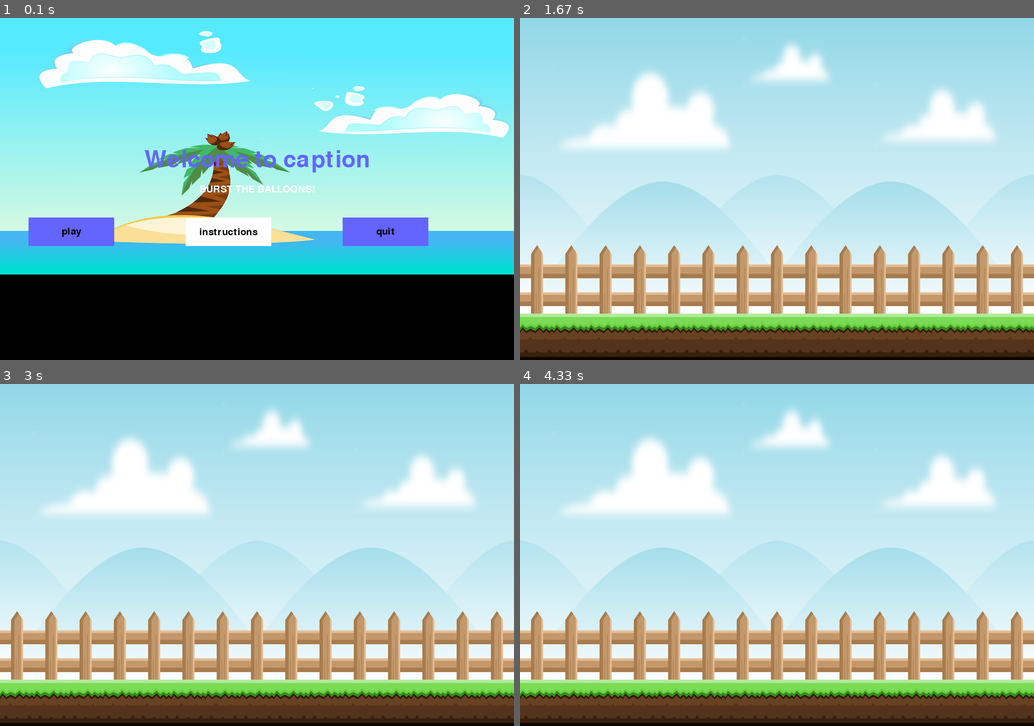
Above: before the commit, frames 1-4 (two rows, left to right).
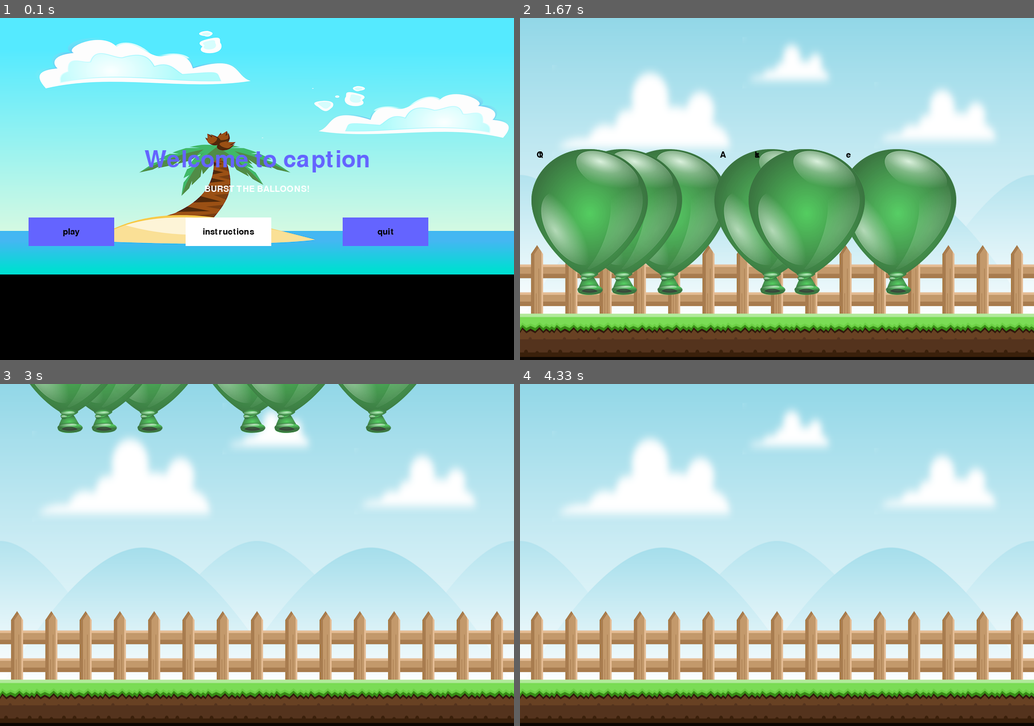
Above: after the commit, the same moments.

Repository: Snehal-Reddy/Pygame-project
Game: pygame game, started from pyg.py
Same seed, same stepped clock (60 frames per second), same inputs: the game is played once before the commit and once after it.
Inputs:
- Up to frame 1 (0.1 s): no input
- Up to frame 2 (1.67 s): click "play" at 0.42 s
- Up to frame 3 (3 s): no input
- Up to frame 4 (4.33 s): no input

The runs differ from the first frame. In frame 1, 0.5% of the frame differs, in the area x 12-77%, y 49-64%; in frame 2, 27%, in the area x 2-85%, y 38-81%; in frame 3, 5.5%; in frame 4, nothing differs.

Commit message:
Update pyg.py

Diff:
--- a/pyg.py
+++ b/pyg.py
@@ -1,5 +1,6 @@
 import pygame
 import random
+import string
 
 pygame.init()
 white = (255,255,255)
@@ -18,10 +19,11 @@
 
 bg1 = pygame.image.load("background1.png")
 bg2 = pygame.image.load("background2.png")
+bal = pygame.image.load("balloon_green.png")
 
 pygame.display.set_caption('caption')
 
-smallfont = pygame.font.SysFont("noteworthy" , 25)
+smallfont = pygame.font.SysFont("noteworthy" , 22)
 mediumfont = pygame.font.SysFont("noteworthy" , 40)
 largefont = pygame.font.SysFont("Bradley Hand" , 60)
 
@@ -41,37 +43,39 @@
 		pygame.draw.rect(gd, color , (bx,by,bw,bh))
 		if click[0] == 1:
 			if msg == "play":
-				gameloop()
+				level_screen()
 			elif msg == "instructions":
-				pass
+				inst()
 			elif msg == "quit":
 				pygame.quit()
 				quit()
+			elif msg == "Easy":
+				gameloop("Easy")
+			elif msg == "Medium":
+				gameloop("Medium")
+			elif msg == "Hard":
+				gameloop("Hard")
+
+
 
 	else:
 		pygame.draw.rect(gd, color1 , (bx,by,bw,bh))
 
 	t2b(msg,black,bx,by,bw,bh)
 
-
+#the first screen
 def intro ():
+	print("intro")
 	intro = True
 	while intro :
 		for event in pygame.event.get():
 			if event.type == pygame.QUIT:
 				pygame.quit()
 				quit()
-			if event.type == pygame.KEYDOWN:
-				if event.key == pygame.K_c:
-					intro = False
-				if event.type == pygame.K_q:
-					pygame.quit()
-					quit()
-
 
 		gd.blit(bg2 ,(0,0))
-		message_to_screen("Welcome to caption" , blue , -50 , "large")
-		message_to_screen("BURST THE BALLOONS!" , white , 0 , "small")
+		message_to_screen("Welcome to caption" , blue , 0,-50 , "large")
+		message_to_screen("BURST THE BALLOONS!" , white , 0,0 , "small")
 
 
 		button("play" , 50,350,150,50 ,blue , darkblue)
@@ -80,10 +84,12 @@
 
 		pygame.display.update()
 		clock.tick(15)
+
+#pause function
 def pause():
 	ps = True
-	message_to_screen("Paused" , white , -100 , size = "large")
-	message_to_screen("click c to continue and q to quit" , white , 0 , size = "small")
+	message_to_screen("Paused" , white , 0,-100 , size = "large")
+	message_to_screen("click c to continue and q to quit" , white , 0,0 , size = "small")
 	pygame.display.update()
 	while ps:
 		for event in pygame.event.get():
@@ -98,6 +104,8 @@
 					quit()
 
 			clock.tick(5)
+
+#score function
 def score (sc):
 	text = smallfont.render("Score: "+str(sc),True ,white)
 	gd.blit(text,[0,0])
@@ -114,23 +122,93 @@
 	return textsurf , textsurf.get_rect()
 
 
-def message_to_screen (msg , color = (0,0,0) , yd = 0 , size = "large"):
+def message_to_screen (msg , color = (0,0,0) ,xd=0 , yd = 0 , size = "large"):
 	textsurf , textrect = textobj(msg,color,size)
-	textrect.center = (dw/2),(dh/2)+yd
+	textrect.center = (dw/2)+xd,(dh/2)+yd
 	gd.blit(textsurf,textrect)
 
-
-def gameloop():
+#instruction screen
+def inst() :
+	ins = True
+	while ins :
+		for event in pygame.event.get():
+			if event.type == pygame.QUIT:
+				pygame.quit()
+				quit()
+
+		gd.fill((50,100,200))
+		message_to_screen("Instructions" , green ,0, -50 , "large")
+		message_to_screen("The aim is to burst all the balloons before they reach the top" , white , 0,-10 , "small")
+		message_to_screen("The balloons burst if the relevant key is pressed" , white ,0, 15 , "small")
+
+		button("play" , 50,450,150,50 ,green , darkgreen)
+
+		button("quit" ,600,450,150,50  ,green , darkgreen)
+
+		pygame.display.update()
+		clock.tick(15)
+
+#screen to display diiferent levels
+def level_screen():
+	ls = True
+	while ls :
+		for event in pygame.event.get():
+			if event.type == pygame.QUIT:
+				pygame.quit()
+				quit()
+
+
+		gd.blit(bg2 ,(0,0))
+		message_to_screen("BURST THE BALLOONS!" , blue , 0,-50 , "large")
+
+
+		button("Easy" , 50,350,150,50 ,blue , darkblue)
+		button("Medium" ,325,350,150,50  ,white , grey)
+		button("Hard" ,600,350,150,50  ,blue , darkblue)
+
+		pygame.display.update()
+		clock.tick(15)
+rx = random.randrange(0,570)
+c = random.choice(string.ascii_letters)
+y = 570
+#balloon function
+def balloon():
+	gd.blit(bal , (rx , y ) )
+	message_to_screen(c,black,rx-435,y-290,"small")
+	pygame.display.update()
+
+balloonl=[]
+balloonx=[]
+
+
+for i in range (0,20):
+	balloonx.append(round(random.randrange(0,570)/20)*20)
+	balloonl.append(random.choice(string.ascii_letters))
+
+
+def gameloop(level):
+	print("gl")
 	ex = False
 	ov = False
+	balloonlist=[]
 	fps = 15
+	number = 8
+	global rx , c, y
+
+	if level == "Easy":
+		number = 8
+	if level == "Medium":
+		number = 15
+	if level == "Hard":
+		number = 20
+
 	while not ex:
 
 		if ov == True:
 			gd.fill((50,100,200))
-			message_to_screen("game over",white,0,"large")
-			message_to_screen("press c to pay again",white,40,"small")
-			message_to_screen("press q to quit",white,70,"small")
+			message_to_screen("game over",white,0,0,"large")
+			message_to_screen("press c to pay again",white,0,40,"small")
+			message_to_screen("press q to quit",white,0,70,"small")
 
 			pygame.display.update()
 
@@ -147,16 +225,25 @@
 						ov = False
 					if event.key == pygame.K_c:
 						gameloop()
-		for event in pygame.event.get():
-			#print(event)
+
+
+		for event in pygame.event.get():
+
 			if event.type == pygame.QUIT:
 				ex = True
+
+
 		gd.blit(bg1 , (0,0))
 		pygame.display.update()
 
 
-
-
+		for i in range (0,number):
+			gd.blit(bal , (balloonx[i],y))
+			message_to_screen(balloonl[i],black,balloonx[i]-435,y-290,"small")
+
+			pygame.display.update()
+
+		y = y - 20
+		clock.tick(15)
 
 intro()
-gameloop()
